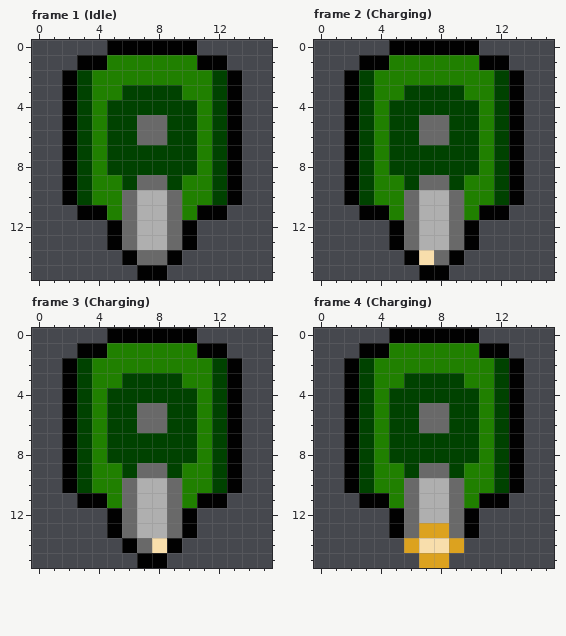
File history of a pixel-art file, assets/tank.ase. The first picture shows the starting point.
16x16 pixels, 5 frames. Shown: frame 1 (Idle), frame 2 (Charging), frame 3 (Charging), frame 4 (Charging). The commit also changed other frames, which this record leaves out.
The same view after the edit:
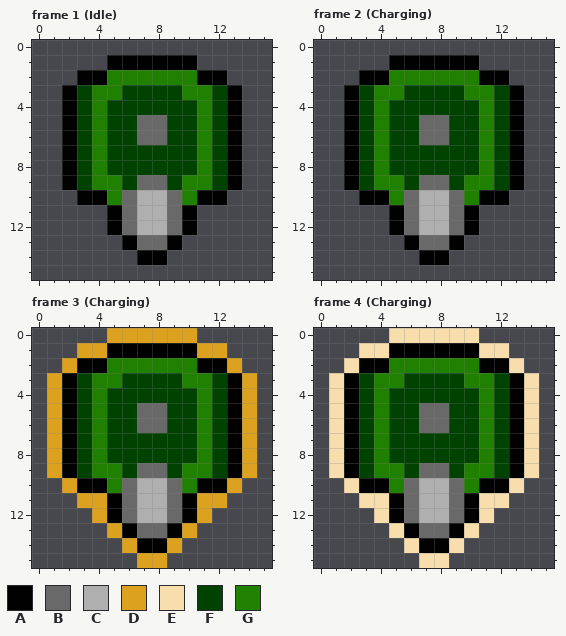
Palette (. is transparent): A #010101  B #696969  C #afafaf  D #dca21f  E #f8deac  F #004200  G #208000
Diff:
Changed rows in their new state; - is an unchanged pixel.
Frame 1 (Idle):
first column x 2:
 0 ---......---
 1 -..AAAAAA..-
 2 .AA------AA.
first column x 2:
10 .AA------AA.
11 -..A----A..-
13 ---.ABBA.---
14 ----.AA.----
15 -----..-----
Frame 2 (Charging): the same change as frame 1 (Idle)
Frame 3 (Charging):
first column x 1:
 0 ----DDDDDD----
 1 --DDAAAAAADD--
 2 -DAA------AAD-
 3 D------------D
 4 D------------D
 5 D------------D
 6 D------------D
 7 D------------D
 8 D------------D
 9 D------------D
10 -DAA------AAD-
11 --DDA----ADD--
12 ---D------D---
13 ----DABBAD----
14 -----DAAD-----
15 ------DD------
Frame 4 (Charging):
first column x 1:
 0 ----EEEEEE----
 1 --EEAAAAAAEE--
 2 -EAA------AAE-
 3 E------------E
 4 E------------E
 5 E------------E
 6 E------------E
 7 E------------E
 8 E------------E
 9 E------------E
10 -EAA------AAE-
11 --EEA----AEE--
12 ---E------E---
13 ----EABBAE----
14 -----EAAE-----
15 ------EE------
Changed places in both pictures, as pixel boxes (x1, y1, x2, y2):
changed: (62, 40, 242, 85)
changed: (62, 190, 242, 280)
changed: (344, 40, 524, 85)
changed: (344, 190, 524, 280)
changed: (47, 328, 257, 568)
changed: (329, 328, 539, 568)
